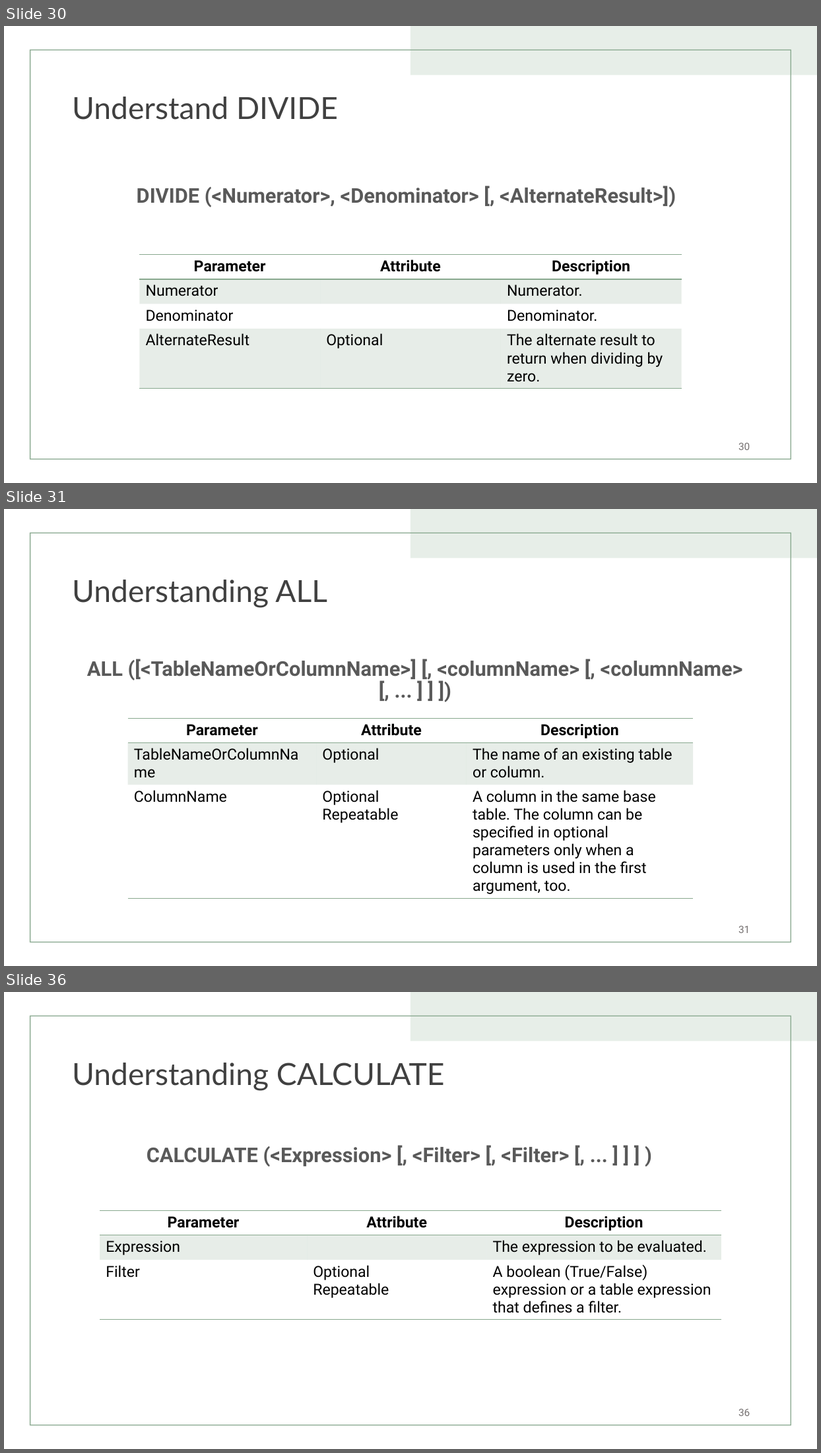
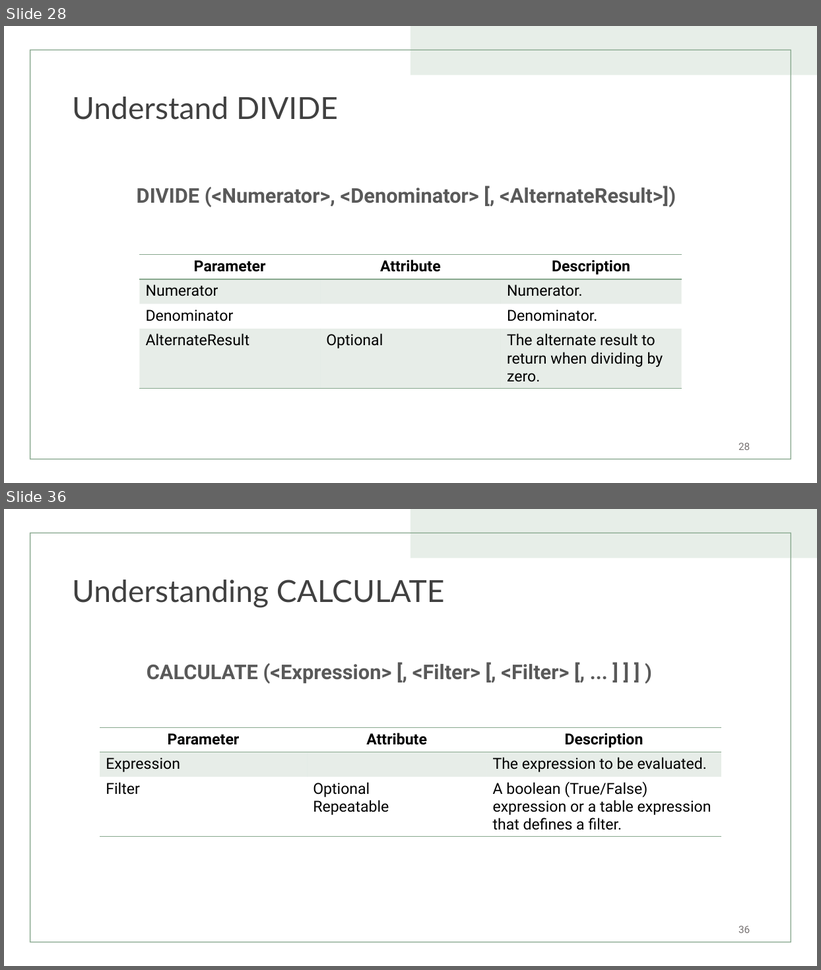
Before and after one commit to TizCloud/DAX-in-A-Day, a slide deck: Data Analysis Expression (DAX) for Power BI - Update.pptx. Shown one above the other, each under a label of ours: slides 30, 31 and 36 before the commit, slides 28 and 36 after it; the slides between them are not shown. The pictures are 821x1453 and 821x970 pixels, drawn with LibreOffice and Linux fonts; fonts in the diff are those of the drawing. Boxes give left, top, right and bottom in pixels: in the first picture for what was removed or moved away, otherwise in the second. Text is boxed around its words. In the diff, an @@ line names an element or a change of style, - is before the commit and + after.

```diff
--- a/Data Analysis Expression (DAX) for Power BI - Update.pptx
+++ b/Data Analysis Expression (DAX) for Power BI - Update.pptx
@@ slide 31 removed at bbox=[4, 509, 817, 966], background #FFFFFF; not listed: 2 template elements that a slide beside it also shows @@
@@ title removed at bbox=[72, 580, 327, 608] @@
-Understanding ALL
@@ text removed at bbox=[87, 659, 743, 681] @@
-ALL ([<TableNameOrColumnName>] [, <columnName> [, <columnName> [, ... ] ] ])
@@ table removed at bbox=[128, 718, 693, 897], 3 rows, 3 columns @@
-Parameter | Attribute | Description
-TableNameOrColumnName | Optional | The name of an existing table or column.
-ColumnName | Optional / Repeatable | A column in the same base table. The column can be specified in optional parameters only when a column is used in the first argument, too.
@@ page number removed at bbox=[739, 926, 750, 933] @@
-31
@@ what was slide 30 is now slide 28 @@
@@ page number at bbox=[739, 443, 750, 450]: text changed @@
-30
+28
```
Also in this commit, not shown: 6 slides changed, 5 slides added, 28 other slides removed.
